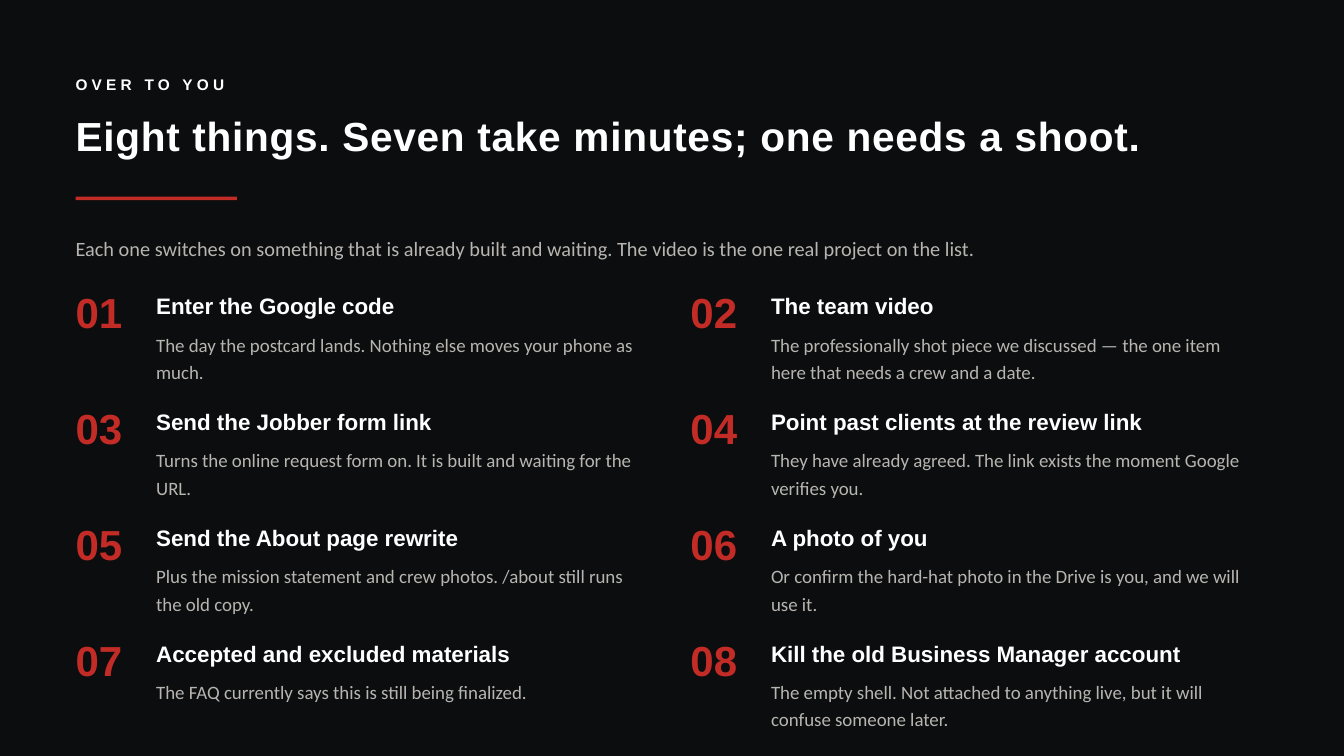
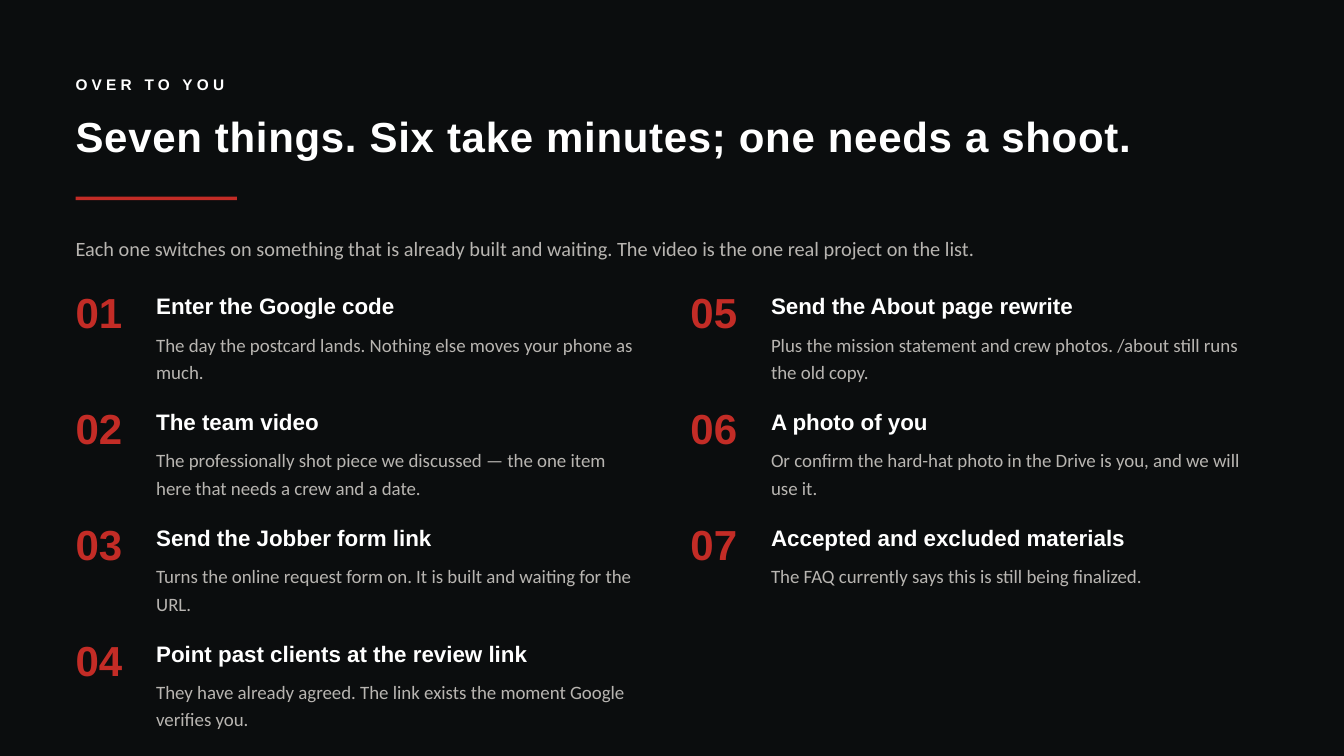
Before and after one commit to LivingWaterNetwork/Redemption-Cleaout, a slide deck: slide 14 of Redemption-Cleanout-Project-Review.pptx. Drawn at 1344x756 pixels with LibreOffice and Linux fonts; fonts in the diff are those of the drawing. Boxes give left, top, right and bottom in pixels: in the first picture for what was removed or moved away, otherwise in the second. Text is boxed around its words. In the diff, an @@ line names an element or a change of style, - is before the commit and + after.

```diff
--- a/Redemption-Cleanout-Project-Review.pptx
+++ b/Redemption-Cleanout-Project-Review.pptx
@@ text at (76, 121, 1130, 161): text changed; size 29 to 30 pt @@
-Eight things. Seven take minutes; one needs a shoot.
+Seven things. Six take minutes; one needs a shoot.
@@ 3 texts: place and size @@
-3 texts at (76, 529, 623, 614)
+3 texts at (690, 297, 1238, 382)
@@ 3 texts: place and size @@
-3 texts at (690, 529, 1239, 611)
+3 texts at (690, 413, 1239, 495)
@@ 3 texts: place and size @@
-3 texts at (690, 297, 1220, 379)
+3 texts at (76, 413, 606, 495)
@@ 3 texts: place and size @@
-3 texts at (76, 413, 632, 495)
+3 texts at (76, 529, 632, 611)
@@ 3 texts: place and size @@
-3 texts at (76, 645, 526, 702)
+3 texts at (690, 529, 1141, 586)
@@ text removed at (690, 646, 737, 677) @@
-08
@@ text removed at (771, 645, 1181, 667) @@
-Kill the old Business Manager account
@@ 3 texts: place and size @@
-3 texts at (690, 413, 1239, 498)
+3 texts at (76, 645, 624, 729)
@@ text removed at (771, 686, 1202, 726) @@
-The empty shell. Not attached to anything live, but it will confuse someone later.
```
Also in this commit, not shown: 3 other files.
